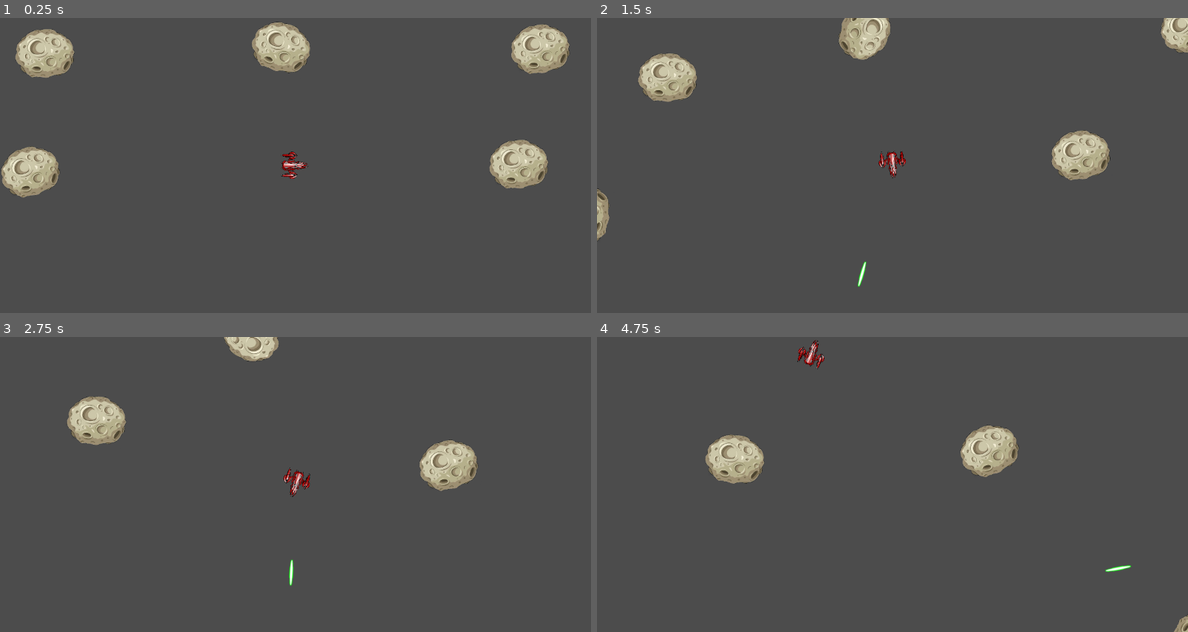
Above: before the commit, frames 1-4 (two rows, left to right).
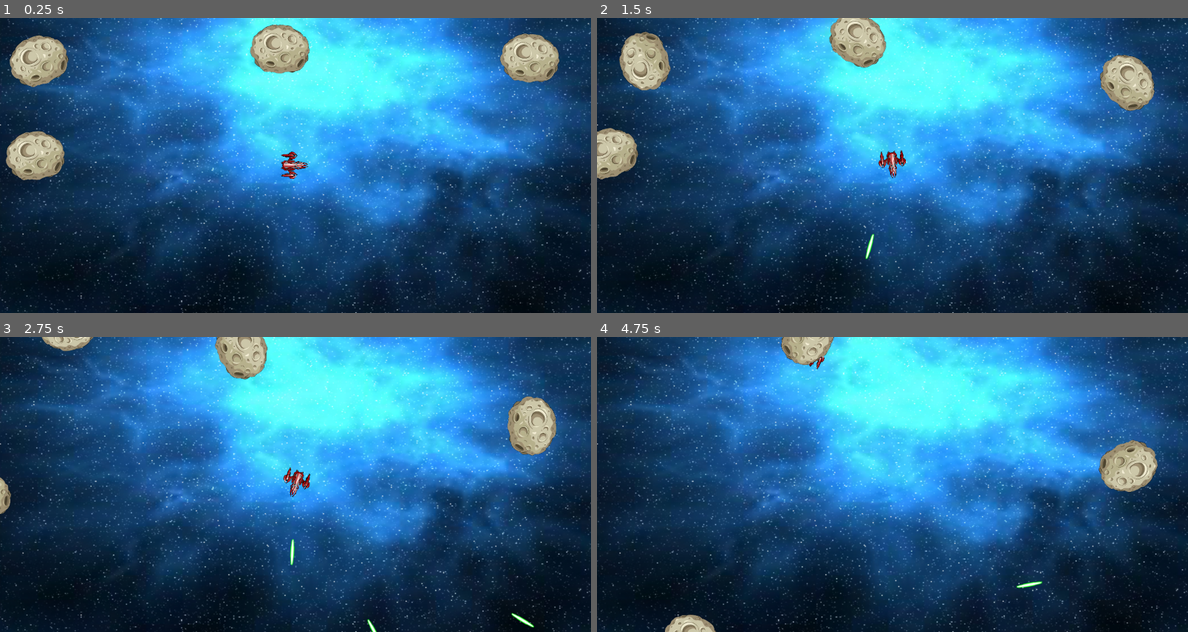
Above: after the commit, the same moments.

Repository: cesarmg1980/godot_asteroids_tutorial
Game: Godot game, scene res://Game.tscn
Same seed, same stepped clock (60 frames per second), same inputs: the game is played once before the commit and once after it.
Inputs:
- Up to frame 1 (0.25 s): no input
- Up to frame 2 (1.5 s): tap Enter (ui_accept) at 0.5, 1.35 s; hold Right (ui_right) 0.53-1.28 s; hold Enter (ui_accept) 0.53-1.28 s; hold Left (ui_left) from 1.28 s (still down)
- Up to frame 3 (2.75 s): tap Enter (ui_accept) at 1.52, 1.82 s; release Left (ui_left) at 2.03 s; hold Right (ui_right) from 2.03 s (still down); hold Enter (ui_accept) from 2.03 s (still down)
- Up to frame 4 (4.75 s): release Right (ui_right) at 2.78 s; release Enter (ui_accept) at 2.78 s; hold Up (ui_up) 2.78-3.53 s; tap Enter (ui_accept) at 2.85, 3.02, 3.32, 4.35, 4.52 s; hold Enter (ui_accept) 3.53-4.28 s; hold Left (ui_left) from 3.53 s (still down)

The runs differ from the first frame. In frame 1, 98% of the frame differs, in the area x 0-100%, y 0-100%; in frame 2, 99%; in frame 3, 100%; in frame 4, 100%.

Commit message:
added explosions and sound effects

Diff:
--- a/Asteroid.gd
+++ b/Asteroid.gd
@@ -4,6 +4,9 @@
 var rotation_speed
 var screen_size
 var extents
+var asteroid_name
+var texture
+signal explode
 
 var textures = {
 	'big_asteroid':'res://meteorite_1.png',
@@ -13,38 +16,35 @@
 onready var puff = get_node("puff")
 
 func _ready():
+	add_to_group("asteroids")
 	randomize()
 	set_physics_process(true)
-	velocity = Vector2(rand_range(30, 100), 0).rotated(rand_range(0, 2*PI))
-	rotation_speed = rand_range(-1.5, 1.5)
+
 	screen_size = get_viewport_rect().size
 
 	# we initiate a random asteroid
 	var index = randi() % 2
 	var asteroids_list = textures.keys()
-	var asteroid = asteroids_list[index]
-	#init(asteroid, screen_size / 2)
+	asteroid_name = asteroids_list[index]
 
-func init(ast_size, spawn_pos):
+func init(asteroid_size, initial_spawn_pos, initial_velocity):
+	asteroid_name = asteroid_size
+
+	if initial_velocity.length() > 0:
+		velocity = initial_velocity
+	else:
+		velocity = Vector2(rand_range(30, 100), 0).rotated(rand_range(0, 2*PI))
+
+	rotation_speed = rand_range(-1.5, 1.5)
+
+	# we set the appropriate texture, texture's scale and collision shape scale
 	var scale = Vector2()
-	var texture = load(textures[ast_size])
-
-	# according to the asteroid that we pass, we scale it different
-	# e.g if we pass as small asteroid we make it smaller.
-	if ast_size == 'small_asteroid':
-		scale.x = 0.25
-		scale.y = 0.25
-		get_node("CollisionShape2D").set_scale(Vector2(0.6,0.6))
-	else:
-		scale.x = 0.5
-		scale.y = 0.5
-
-	# we set the texture and the scale
-	get_node("Sprite").set_texture(texture)
-	get_node("Sprite").set_scale(scale)
+	texture = load(textures[asteroid_name])
+	rescale_texture_size_and_collision_shape(asteroid_name, scale)
 
 	extents = texture.get_size() / 2
-	set_position(spawn_pos)
+	set_position(initial_spawn_pos)
+
 
 func _physics_process(delta):
 	set_rotation(get_rotation() + rotation_speed * delta)
@@ -71,3 +71,24 @@
 		position.y = screen_size.y + extents.y
 
 	set_position(position)
+
+
+func rescale_texture_size_and_collision_shape(asteroid_name, scale):
+		# according to the asteroid that we pass, we scale it different
+	# e.g if we pass as small asteroid we make it smaller.
+	if asteroid_name == 'small_asteroid':
+		scale.x = 0.25
+		scale.y = 0.25
+		get_node("CollisionShape2D").set_scale(Vector2(0.6,0.6))
+	else:
+		scale.x = 0.5
+		scale.y = 0.5
+
+		# we set the texture and the scale
+	get_node("Sprite").set_texture(texture)
+	get_node("Sprite").set_scale(scale)
+
+
+func explode(hit_velocity):
+	emit_signal("explode", asteroid_name, get_position(), velocity, hit_velocity)
+	queue_free()
--- a/Asteroid.tscn
+++ b/Asteroid.tscn
@@ -14,11 +14,12 @@
 flatness = 1.0
 gravity = Vector3( 0, 0, 0 )
 initial_velocity = 50.0
+angular_velocity = 1.0
 orbit_velocity = 0.0
 orbit_velocity_random = 0.0
 
 [node name="Asteroid" type="KinematicBody2D"]
-position = Vector2( 642.913, 296.554 )
+position = Vector2( 603.953, 298.502 )
 script = ExtResource( 1 )
 __meta__ = {
 "_edit_group_": true
--- a/Blast.gd
+++ b/Blast.gd
@@ -1,7 +1,7 @@
 extends Area2D
 
 var vel = Vector2()
-export var speed = 1500
+export var speed = 1000
 
 
 # Called when the node enters the scene tree for the first time.
@@ -22,3 +22,9 @@
 
 func _on_laser_lifetime_timeout():
 	queue_free()
+
+
+func _on_Blast_body_entered(body):
+	if body.get_groups().has("asteroids"):
+		queue_free()
+		body.explode(vel.normalized())
--- a/Main.gd
+++ b/Main.gd
@@ -1,12 +1,49 @@
 extends Node2D
 
 var asteroid = preload('res://Asteroid.tscn')
+var explosion = preload("res://explosion.tscn")
 onready var spawn_locs = get_node("spawn_locations")
 onready var asteroid_container = get_node("asteroid_container")
+onready var explosion_sound = get_node("explosion_sound")
+onready var back_music = get_node("back_music")
+
+var break_pattern = {'big_asteroid':'small_asteroid',
+						'small_asteroid':null}
+
+
 
 # Called when the node enters the scene tree for the first time.
 func _ready():
-	for i in range(5):
+	set_process(true)
+	for i in range(4):
+		spawn_asteroid("big_asteroid", spawn_locs.get_child(i).get_position(),
+						Vector2(0,0))
+	back_music.play()
+
+
+
+func _process(delta):
+	if asteroid_container.get_child_count() == 0:
+		for i in range(8):
+			spawn_asteroid("big_asteroid", spawn_locs.get_child(i).get_position(),
+						Vector2(0,0))
+
+func spawn_asteroid(size, position, velocity):
 		var ast = asteroid.instance()
 		asteroid_container.add_child(ast)
-		ast.init("big_asteroid", spawn_locs.get_child(i).get_position())
+		ast.connect("explode", self, "explode_asteroid")
+		ast.init(size, position, velocity)
+
+
+func explode_asteroid(size, pos, vel, hit_vel):
+	var newsize = break_pattern[size]
+	if newsize:
+		for offset in [-1, 1]:
+			var newpos = pos + hit_vel.tangent().clamped(25) * offset
+			var newvel = vel + hit_vel.tangent() * offset
+			spawn_asteroid(newsize, newpos, newvel)
+	var expl = explosion.instance()
+	add_child(expl)
+	expl.set_position(pos)
+	expl.play()
+	explosion_sound.play()
--- a/Main.tscn
+++ b/Main.tscn
@@ -1,12 +1,21 @@
-[gd_scene load_steps=3 format=2]
+[gd_scene load_steps=6 format=2]
 
 [ext_resource path="res://Main.gd" type="Script" id=1]
-[ext_resource path="res://Player.tscn" type="PackedScene" id=2]
+[ext_resource path="res://space1.png" type="Texture" id=2]
+[ext_resource path="res://Player.tscn" type="PackedScene" id=3]
+[ext_resource path="res://expl1.wav" type="AudioStream" id=4]
+[ext_resource path="res://SimpleBeat.ogg" type="AudioStream" id=5]
 
 [node name="Main" type="Node2D"]
 script = ExtResource( 1 )
 
-[node name="Player" parent="." instance=ExtResource( 2 )]
+[node name="background" type="Sprite" parent="."]
+position = Vector2( -352.209, -835.473 )
+scale = Vector2( 2, 2 )
+texture = ExtResource( 2 )
+centered = false
+
+[node name="Player" parent="." instance=ExtResource( 3 )]
 position = Vector2( 587.499, 294.323 )
 
 [node name="spawn_locations" type="Node2D" parent="."]
@@ -37,3 +46,10 @@
 position = Vector2( 1078.94, 529.448 )
 
 [node name="asteroid_container" type="Node2D" parent="."]
+
+[node name="explosion_sound" type="AudioStreamPlayer2D" parent="."]
+stream = ExtResource( 4 )
+
+[node name="back_music" type="AudioStreamPlayer" parent="."]
+stream = ExtResource( 5 )
+volume_db = -6.0
--- a/Player.gd
+++ b/Player.gd
@@ -7,6 +7,7 @@
 export (PackedScene) var bullet
 onready var laser_container = get_node("laser_container")
 onready var fire_rate_timer = get_node("fire_rate_timer")
+onready var shoot_sound = get_node("shoot_sound")
 
 var screen_size = Vector2()
 var rot = 0
@@ -62,3 +63,4 @@
 	var lb = bullet.instance()
 	laser_container.add_child(lb)
 	lb.start_at(rotation, get_node("muzzle").global_position)
+	shoot_sound.play()
--- a/Player.tscn
+++ b/Player.tscn
@@ -1,27 +1,28 @@
-[gd_scene load_steps=14 format=2]
+[gd_scene load_steps=15 format=2]
 
 [ext_resource path="res://Player.gd" type="Script" id=1]
 [ext_resource path="res://blast.tscn" type="PackedScene" id=2]
-[ext_resource path="res://shipDer0006.png" type="Texture" id=3]
-[ext_resource path="res://shipDer0007.png" type="Texture" id=4]
-[ext_resource path="res://shipDer0008.png" type="Texture" id=5]
-[ext_resource path="res://shipDer0009.png" type="Texture" id=6]
-[ext_resource path="res://shipIzq0001.png" type="Texture" id=7]
-[ext_resource path="res://shipIzq0002.png" type="Texture" id=8]
-[ext_resource path="res://shipIzq0003.png" type="Texture" id=9]
-[ext_resource path="res://shipIzq0004.png" type="Texture" id=10]
+[ext_resource path="res://shipIzq0001.png" type="Texture" id=3]
+[ext_resource path="res://shipIzq0002.png" type="Texture" id=4]
+[ext_resource path="res://shipIzq0003.png" type="Texture" id=5]
+[ext_resource path="res://shipIzq0004.png" type="Texture" id=6]
+[ext_resource path="res://shipDer0006.png" type="Texture" id=7]
+[ext_resource path="res://shipDer0007.png" type="Texture" id=8]
+[ext_resource path="res://shipDer0008.png" type="Texture" id=9]
+[ext_resource path="res://shipDer0009.png" type="Texture" id=10]
 [ext_resource path="res://shipFrente.png" type="Texture" id=11]
+[ext_resource path="res://laser2.wav" type="AudioStream" id=12]
 
 [sub_resource type="SpriteFrames" id=1]
 animations = [ {
 "frames": [ ExtResource( 3 ), ExtResource( 4 ), ExtResource( 5 ), ExtResource( 6 ) ],
 "loop": false,
-"name": "right",
+"name": "left",
 "speed": 3.0
 }, {
 "frames": [ ExtResource( 7 ), ExtResource( 8 ), ExtResource( 9 ), ExtResource( 10 ) ],
 "loop": false,
-"name": "left",
+"name": "right",
 "speed": 3.0
 }, {
 "frames": [ ExtResource( 11 ) ],
@@ -64,4 +65,8 @@
 [node name="fire_rate_timer" type="Timer" parent="."]
 wait_time = 0.2
 one_shot = true
+
+[node name="shoot_sound" type="AudioStreamPlayer2D" parent="."]
+stream = ExtResource( 12 )
+volume_db = -6.0
 [connection signal="body_entered" from="." to="." method="_on_Player_body_entered"]
--- a/blast.tscn
+++ b/blast.tscn
@@ -33,4 +33,5 @@
 
 [node name="laser_lifetime" type="Timer" parent="."]
 autostart = true
+[connection signal="body_entered" from="." to="." method="_on_Blast_body_entered"]
 [connection signal="timeout" from="laser_lifetime" to="." method="_on_laser_lifetime_timeout"]
--- /dev/null
+++ b/explosion.gd
@@ -0,0 +1,7 @@
+extends AnimatedSprite
+
+
+
+
+func _on_explosion_sprite_animation_finished():
+	queue_free()
--- /dev/null
+++ b/explosion.tscn
@@ -0,0 +1,26 @@
+[gd_scene load_steps=11 format=2]
+
+[ext_resource path="res://regularExplosion00.png" type="Texture" id=1]
+[ext_resource path="res://regularExplosion01.png" type="Texture" id=2]
+[ext_resource path="res://regularExplosion02.png" type="Texture" id=3]
+[ext_resource path="res://regularExplosion03.png" type="Texture" id=4]
+[ext_resource path="res://regularExplosion04.png" type="Texture" id=5]
+[ext_resource path="res://regularExplosion05.png" type="Texture" id=6]
+[ext_resource path="res://regularExplosion06.png" type="Texture" id=7]
+[ext_resource path="res://regularExplosion07.png" type="Texture" id=8]
+[ext_resource path="res://explosion.gd" type="Script" id=9]
+
+[sub_resource type="SpriteFrames" id=1]
+animations = [ {
+"frames": [ ExtResource( 1 ), ExtResource( 2 ), ExtResource( 3 ), ExtResource( 4 ), ExtResource( 5 ), ExtResource( 6 ), ExtResource( 7 ), ExtResource( 8 ) ],
+"loop": false,
+"name": "regular",
+"speed": 10.0
+} ]
+
+[node name="explosion_sprite" type="AnimatedSprite"]
+position = Vector2( 156.997, 128.604 )
+frames = SubResource( 1 )
+animation = "regular"
+script = ExtResource( 9 )
+[connection signal="animation_finished" from="." to="." method="_on_explosion_sprite_animation_finished"]
--- /dev/null
+++ b/explosion_scene.gd
@@ -0,0 +1,13 @@
+extends AnimatedSprite
+
+# Declare member variables here. Examples:
+# var a = 2
+# var b = "text"
+
+# Called when the node enters the scene tree for the first time.
+func _ready():
+	pass # Replace with function body.
+
+# Called every frame. 'delta' is the elapsed time since the previous frame.
+#func _process(delta):
+#	pass
Not shown: 2 places in Asteroid.tscn that only renumber resources
Not shown, added: SimpleBeat.ogg.import
Not shown, added: expl1.wav.import
Not shown, added: expl2.wav.import
Not shown, added: expl3.wav.import
Not shown, added: laser1.wav.import
Not shown, added: laser2.wav.import
Binary file added: regularExplosion00.png
Not shown, added: regularExplosion00.png.import
Binary file added: regularExplosion01.png
Not shown, added: regularExplosion01.png.import
Binary file added: regularExplosion02.png
(and 17 more such lines)
